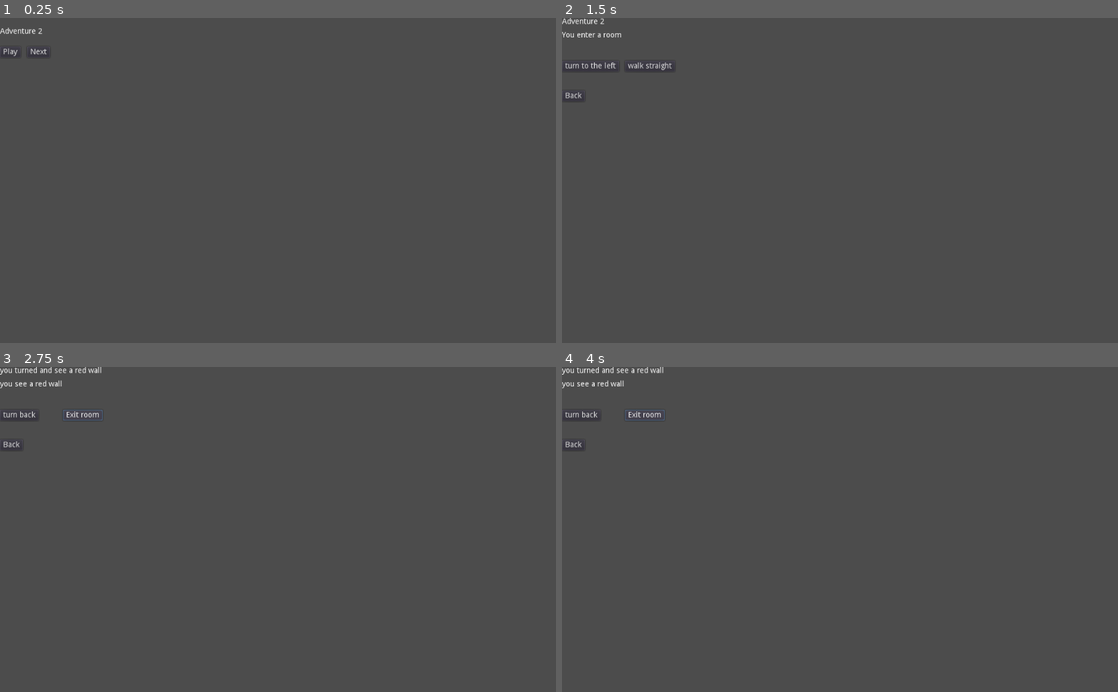
Above: before the commit, frames 1-4 (two rows, left to right).
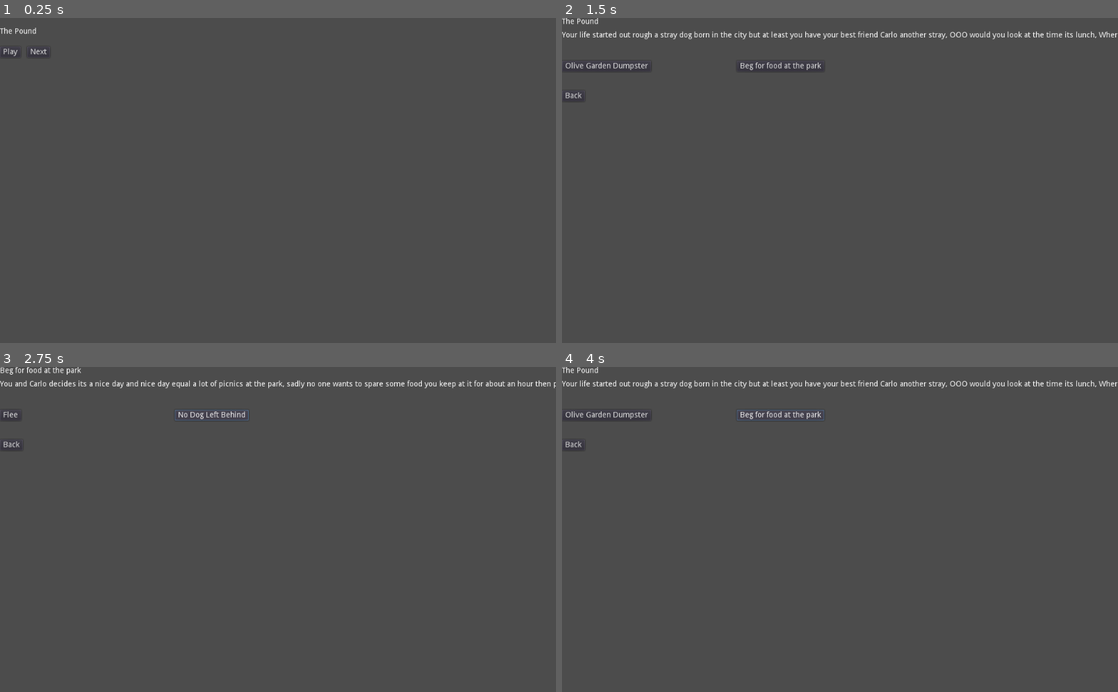
Above: after the commit, the same moments.

Repository: Jonathan-Talvacchio/text_adventure
Game: Godot game, scene res://src/menus/AdventureSelector.tscn
Same seed, same stepped clock (60 frames per second), same inputs: the game is played once before the commit and once after it.
Inputs:
- Up to frame 1 (0.25 s): no input
- Up to frame 2 (1.5 s): click "Play" at 0.5 s; click "turn to the left" (after the commit: "Olive Garden Dumpster") at 1.25 s
- Up to frame 3 (2.75 s): click "walk straight" (after the commit: "Beg for food at the park") at 2 s
- Up to frame 4 (4 s): click "turn back" (after the commit: "Flee") at 2.75 s; click "turn room" (after the commit: "Exit room") at 3.5 s

The runs differ from the first frame. In frame 1, less than 0.1% of the frame differs, in the area x 0-8%, y 2-5%; in frame 2, 1.2%; in frame 3, 1.2%; in frame 4, 1.4%, in the area x 0-100%, y 0-17%.

Commit message:
added template json, changed json text to array

Diff:
--- a/godot/src/adventures/AdventureDisplay.gd
+++ b/godot/src/adventures/AdventureDisplay.gd
@@ -14,11 +14,18 @@
 # Update godot scene UI with new adventure scene
 func _update():
 	$Title.text = loaded_adventure_scene.get("title")
-	$Text.text = loaded_adventure_scene.get("text")
+
+#	set adventure text to string from array
+	var text_array = loaded_adventure_scene.get("text")
+	var text_to_string: String
+	for i in range(0,text_array.size()):
+			text_to_string += text_array[i]
+	$Text.text = text_to_string
+
 	choices = loaded_adventure_scene.get("choices")
 	$Button.text = choices[0].get("text")
 	$Button2.text = choices[1].get("text")
 
 
 func _on_ButtonBack_button_down() -> void:
-	SceneChanger.change_scene("res://src/menus/AdventureSelector.tscn", 0.05)
+	SceneChanger.change_scene("res://src/menus/AdventureSelector.tscn", 0.01)
--- a/godot/src/adventures/AdventureDisplay.tscn
+++ b/godot/src/adventures/AdventureDisplay.tscn
@@ -38,9 +38,9 @@
 }
 
 [node name="Button2" type="Button" parent="."]
-margin_left = 116.0
+margin_left = 322.0
 margin_top = 79.0
-margin_right = 183.0
+margin_right = 389.0
 margin_bottom = 99.0
 text = "Button 1"
 __meta__ = {
@@ -58,10 +58,9 @@
 
 [node name="AdventurePlayer" type="Node" parent="."]
 script = ExtResource( 1 )
-source_file = "res://src/data/test_advent.json"
+[connection signal="button_down" from="Button" to="." method="_on_Button_button_down"]
 [connection signal="button_down" from="Button" to="AdventurePlayer" method="_on_Button_button_down"]
-[connection signal="button_down" from="Button" to="." method="_on_Button_button_down"]
+[connection signal="button_down" from="Button2" to="." method="_on_Button2_button_down"]
 [connection signal="button_down" from="Button2" to="AdventurePlayer" method="_on_Button2_button_down"]
-[connection signal="button_down" from="Button2" to="." method="_on_Button2_button_down"]
 [connection signal="button_down" from="ButtonBack" to="." method="_on_ButtonBack_button_down"]
 [connection signal="adventure_scene_loaded" from="AdventurePlayer" to="." method="_on_ScenePlayer_adventure_scene_loaded"]
--- a/godot/src/adventures/AdventurePlayer.gd
+++ b/godot/src/adventures/AdventurePlayer.gd
@@ -2,7 +2,6 @@
 extends Node
 
 signal adventure_scene_loaded(data)
-export(String, FILE, "*.json") var source_file
 
 var loaded_adventure: Dictionary
 var loaded_adventure_scene: Dictionary
--- a/godot/src/data/test_advent.json
+++ /dev/null
@@ -1,28 +0,0 @@
-{
-    "adventure_title": "Adventure 1",
-
-    "0": {
-        "title": "Main Scene",
-        "text": "WOW so cdrasy",
-        "choices": [
-            {"text": "WALK", "next_scene": "2"},
-            {"text": "RUN", "next_scene": "1"}
-        ]
-    },
-    "1":{
-        "title": "Scene 1",
-        "text": "YOU RANNNN",
-        "choices": [
-            {"text": "To Main", "next_scene": "0"},
-            {"text": "To Walk", "next_scene": "2"}
-        ]
-    },
-    "2": {
-        "title": "Scene 2",
-        "text": "WOW You Walked",
-        "choices": [
-            {"text": "To Run", "next_scene": "1"},
-            {"text": "To Main", "next_scene": "0"}
-        ]
-    }
-}
--- a/godot/src/data/test_advent_2.json
+++ /dev/null
@@ -1,28 +0,0 @@
-{
-    "adventure_title": "Adventure 2",
-
-    "0": {
-        "title": "Adventure 2",
-        "text": "You enter a room",
-        "choices": [
-            {"text": "turn to the left", "next_scene": "1"},
-            {"text": "walk straight", "next_scene": "2"}
-        ]
-    },
-    "1":{
-        "title": "you are now in the room",
-        "text": "you look at a blue wall",
-        "choices": [
-            {"text": "Exit room", "next_scene": "0"},
-            {"text": "turn room", "next_scene": "2"}
-        ]
-    },
-    "2": {
-        "title": "you turned and see a red wall",
-        "text": "you see a red wall",
-        "choices": [
-            {"text": "turn back", "next_scene": "1"},
-            {"text": "Exit room", "next_scene": "0"}
-        ]
-    }
-}
--- /dev/null
+++ b/godot/src/data/the_pound.json
@@ -0,0 +1,92 @@
+{
+    "adventure_title": "The Pound",
+
+    "0": {
+        "title": "The Pound",
+        "text": ["Your life started out rough a stray dog born in the city ",
+            "but at least you have your best friend Carlo another stray, ",
+            "OOO would you look at the time its lunch, Where should we eat?"],
+        "choices": [
+            {"text": "Olive Garden Dumpster", "next_scene": "1"},
+            {"text": "Beg for food at the park", "next_scene": "8"}
+        ]
+    },
+    "1":{
+        "title": "Olive Garden Dumpster",
+        "text": ["You look at Carlo and decided just because we're not pure breed ",
+            "doesn't mean we don't deserve a fancy meal every now and them. ",
+            "In the middle on grubbing on some half eaten steak the dog catcher races around the corner and managed to get carlo"],
+        "choices": [
+            {"text": "Flee!!", "next_scene": "2"},
+            {"text": "No Dog left behind!", "next_scene": "3"}
+        ]
+    },
+    "2": {
+        "title": "Flee",
+        "text": ["Whewww you got away but was it worth the price, ",
+            "you spend the rest of your doggo years wondering what happened to Carlo"],
+        "choices": [
+            {"text": "turn back", "next_scene": "1"},
+            {"text": "Exit room", "next_scene": "0"}
+        ]
+    },
+    "3": {
+        "title": "No Dog Left Behind!",
+        "text": ["You lunge at the Dog Catcher you're not letting him take Carlo with out a fight, ",
+            "but its use now you're also trapped. Carlo thanks you for sticking by him and your both on the way to the pound. ",
+            "you get put into separate cages tension are high every one wont stop BARKING"],
+        "choices": [
+            {"text": "Join the Chaos", "next_scene": "4"},
+            {"text": "Keep Calm but alert", "next_scene": "5"}
+        ]
+    },
+    "4": {
+        "title": "Join the Chaos ",
+        "text": ["Mob Mentality sets in you decide to join the chaos and before it your the loudest dog in there, ",
+            "Visitors pass you by seems like there is no adoption in your near future"],
+        "choices": [
+            {"text": "turn back", "next_scene": "1"},
+            {"text": "Exit room", "next_scene": "0"}
+        ]
+    },
+    "5": {
+        "title": "Keep calm but alert",
+        "text": ["You decide to not get caught up in the drama but your no fool ",
+            "you keep your eyes open for potential threats after all its hard out here for a pimp, ",
+            "to your surprise a young boy approaches you he finally convinces his dad to take you out to meet each other"],
+        "choices": [
+            {"text": "Be Friendly", "next_scene": "6"},
+            {"text": "Im no HOUSE DOG!!!", "next_scene": "7"}
+        ]
+    },
+    "6": {
+        "title": "Be Friendly",
+        "text": ["Hey this boy isn't to bad and he found your favorite spot to be scratched right behind your left ear, ",
+            "before you know it you and the boy are playing and all of sudden Carlo walks in ",
+            "the dad found out you were brought in with a friend he decides to adopt you both CONGRATS YOU FOUND YOUR FOREVER HOME!"],
+        "choices": [
+            {"text": "turn back", "next_scene": "1"},
+            {"text": "Exit room", "next_scene": "0"}
+        ]
+    },
+    "7": {
+        "title": "Im no HOUSE DOG!!!",
+        "text": ["You Lunge at the boy before the dad can ask the handler to meet you, ",
+            "all the visitors turn to look in fear, looks like adoption is not in your near future"],
+        "choices": [
+            {"text": "turn back", "next_scene": "1"},
+            {"text": "Exit room", "next_scene": "0"}
+        ]
+    },
+    "8": {
+        "title": "Beg for food at the park",
+        "text": ["You and Carlo decides its a nice day and nice day equal a lot of picnics at the park, ",
+            "sadly no one wants to spare some food you keep at it for about an hour then people start complaining. ",
+            "All of sudden you see the dog catcher van pull up. ",
+            "You and carlo make a run for it but Carlo being a few years older falls behind and gets caught."],
+        "choices": [
+            {"text": "Flee", "next_scene": "2"},
+            {"text": "No Dog Left Behind", "next_scene": "3"}
+        ]
+    }
+}
--- a/godot/src/menus/AdventureSelector.gd
+++ b/godot/src/menus/AdventureSelector.gd
@@ -19,4 +19,4 @@
 
 
 func _on_ButtonPlay_button_down() -> void:
-	SceneChanger.change_scene(_ADVENTURE_DISPLAY, 0.05)
+	SceneChanger.change_scene(_ADVENTURE_DISPLAY, 0.01)
Not shown, added: godot/src/data/.template.json
